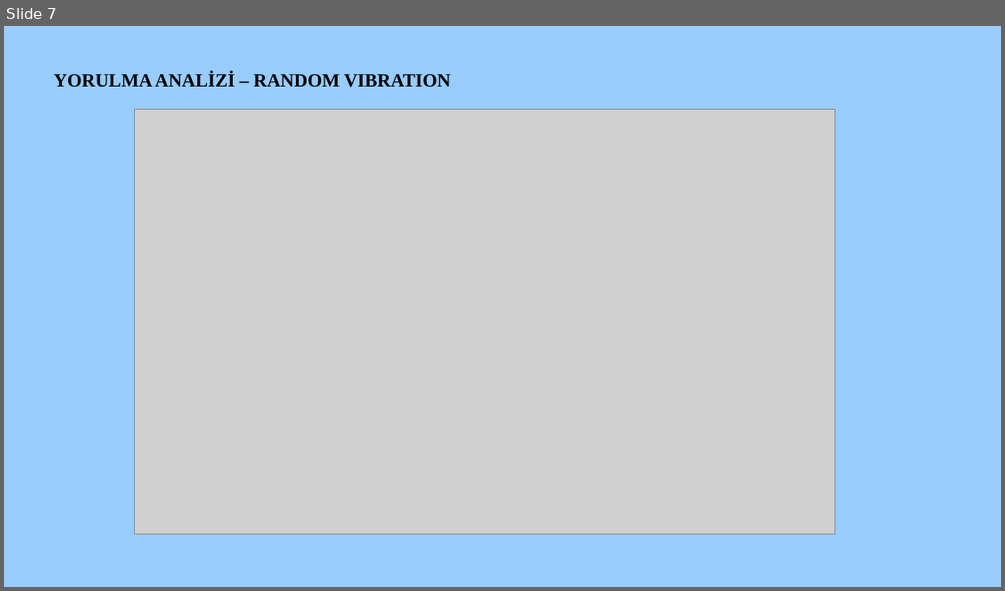
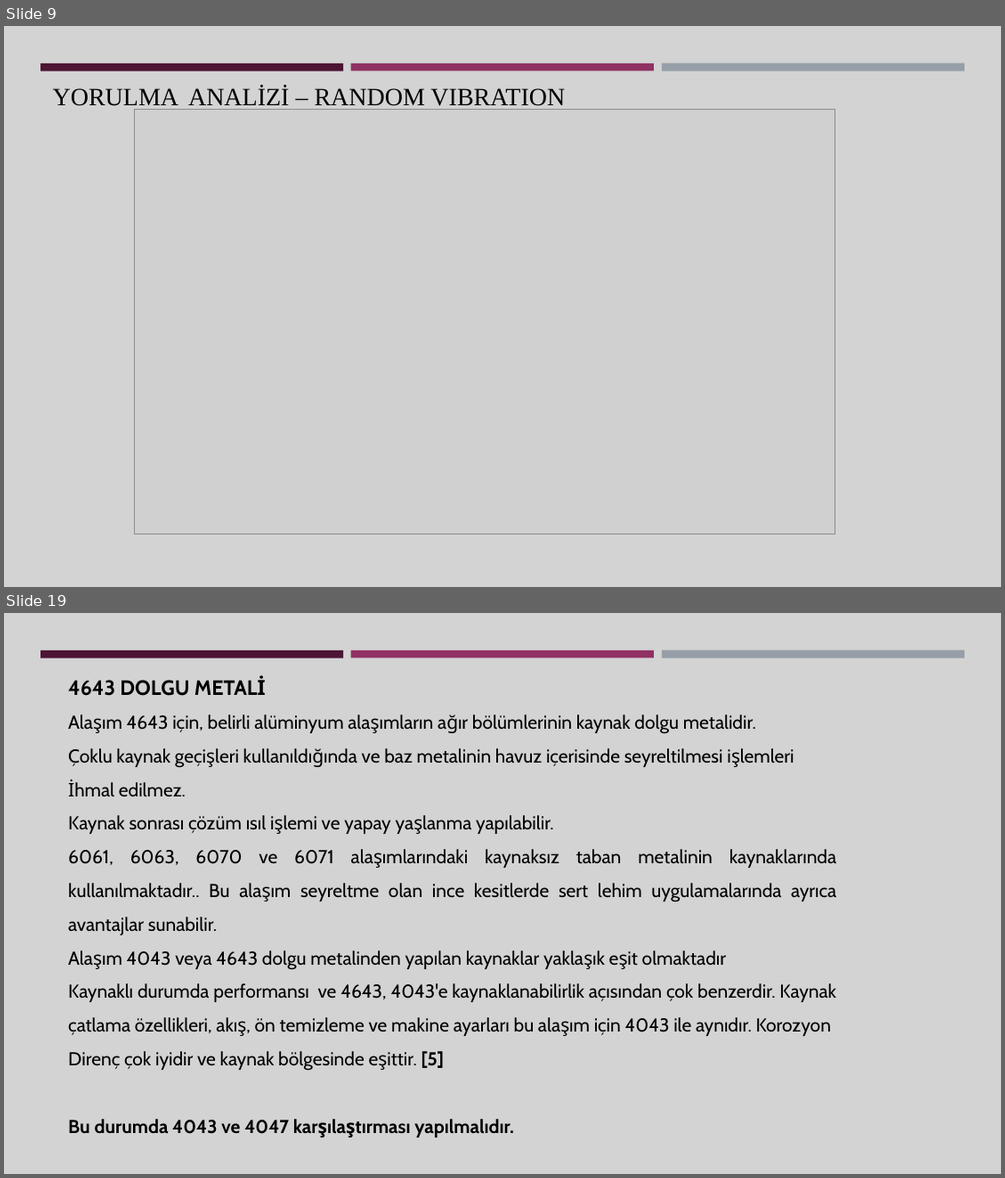
Before and after one commit to Gamze1304/black, a slide deck: Gamze Saçmaözü aselsan sunum.pptx. Shown one above the other, each under a label of ours: slide 7 before the commit, slides 9 and 19 after it; the slides between them are not shown. The pictures are 1005x591 and 1005x1178 pixels, drawn with LibreOffice and Linux fonts; fonts in the diff are those of the drawing; grey boxes stand for pictures. Boxes give left, top, right and bottom in pixels: in the first picture for what was removed or moved away, otherwise in the second. Text is boxed around its words. In the diff, an @@ line names an element or a change of style, - is before the commit and + after.

```diff
--- a/Gamze Saçmaözü aselsan sunum.pptx
+++ b/Gamze Saçmaözü aselsan sunum.pptx
@@ slide 19 added at (x1=4, y1=613, x2=1001, y2=1174), background #D3D3D3; not listed: 3 template elements that a slide beside it also shows @@
@@ text added at (x1=68, y1=680, x2=836, y2=1137), 18 pt, text #000000 @@
+4643 DOLGU METALİ
+Alaşım 4643 için, belirli alüminyum alaşımların ağır bölümlerinin kaynak dolgu metalidir.
+Çoklu kaynak geçişleri kullanıldığında ve baz metalinin havuz içerisinde seyreltilmesi işlemleri
+İhmal edilmez.
+Kaynak sonrası çözüm ısıl işlemi ve yapay yaşlanma yapılabilir.
+6061, 6063, 6070 ve 6071 alaşımlarındaki kaynaksız taban metalinin kaynaklarında kullanılmaktadır.. Bu alaşım seyreltme olan ince kesitlerde sert lehim uygulamalarında ayrıca avantajlar sunabilir.
+Alaşım 4043 veya 4643 dolgu metalinden yapılan kaynaklar yaklaşık eşit olmaktadır
+Kaynaklı durumda performansı ve 4643, 4043'e kaynaklanabilirlik açısından çok benzerdir. Kaynak çatlama özellikleri, akış, ön temizleme ve makine ayarları bu alaşım için 4043 ile aynıdır. Korozyon
+Direnç çok iyidir ve kaynak bölgesinde eşittir. [5]
+Bu durumda 4043 ve 4047 karşılaştırması yapılmalıdır.
@@ what was slide 7 is now slide 9 @@
@@ slide 9 changed as well @@
@@ background #99CCFF to #D3D3D3 @@
@@ rectangle added at (x1=40, y1=63, x2=343, y2=70), fill #4D1434 @@
@@ text "YORULMA ANALİZİ – RANDOM VIBRATION" moved from (x1=54, y1=71, x2=451, y2=87) to (x1=53, y1=86, x2=565, y2=110) @@
@@ text "YORULMA ANALİZİ – RANDOM VIBRATION" at (x1=53, y1=86, x2=565, y2=110): size 18 to 24 pt, bold off @@
@@ rectangle added at (x1=351, y1=63, x2=654, y2=70), fill #903163 @@
@@ rectangle added at (x1=662, y1=63, x2=964, y2=71), fill #969FA7 @@
```
Also in this commit, not shown: 6 other slides changed, 16 other slides added, 1 slide removed.
